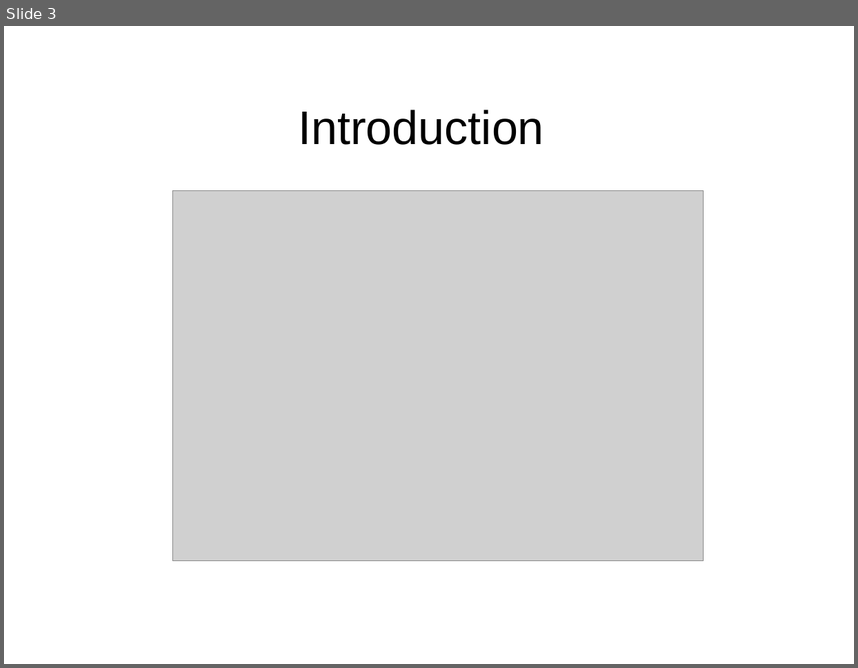
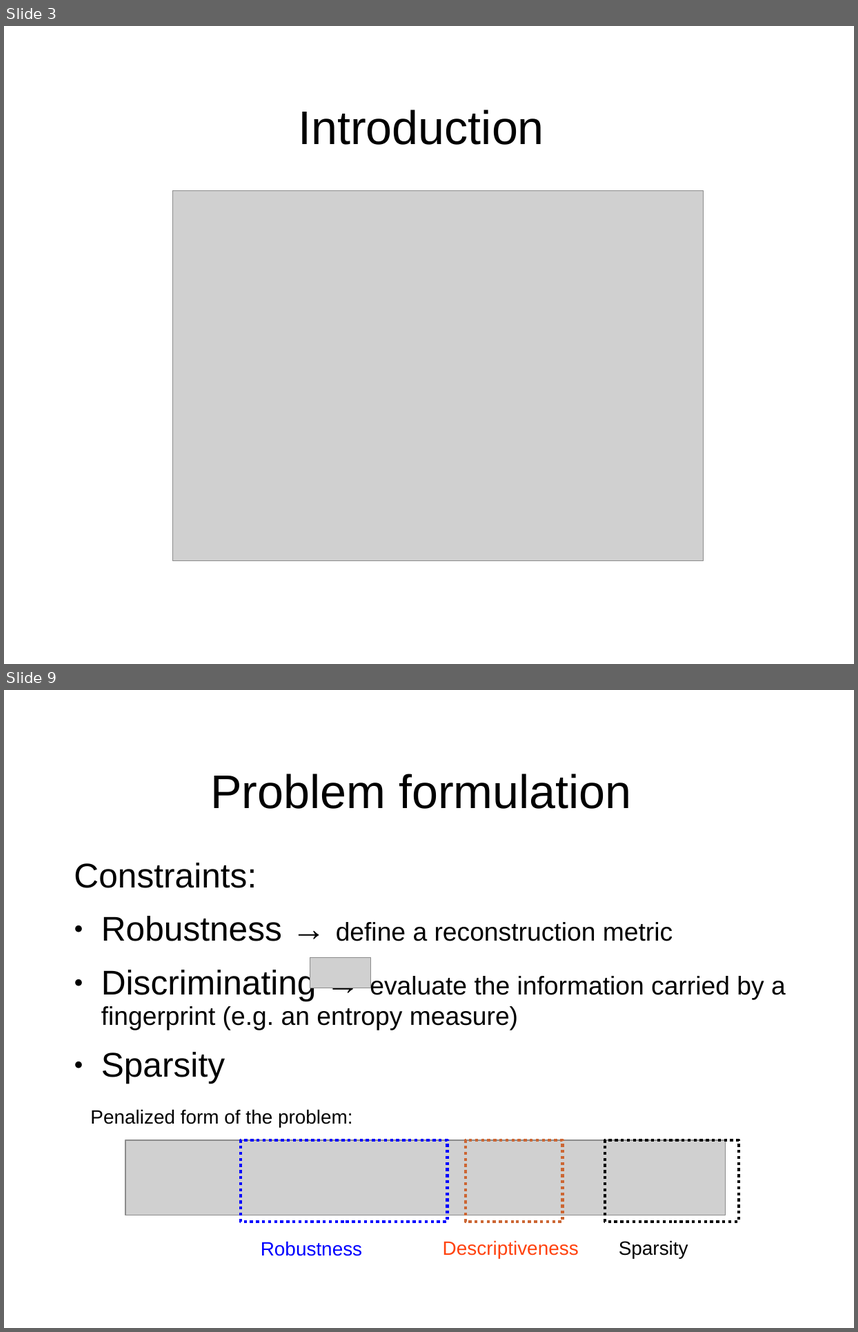
Before and after one commit to mmoussallam/audio-sketch, a slide deck: src/icassp14_fgpt/icassp14/slides.ppt. Shown one above the other, each under a label of ours: slide 3 before the commit, slides 3 and 9 after it; the slides between them are not shown. The pictures are 858x668 and 858x1332 pixels, drawn with LibreOffice and Linux fonts; fonts in the diff are those of the drawing; grey boxes stand for pictures; background and template pictures are left out. Boxes give left, top, right and bottom in pixels: in the first picture for what was removed or moved away, otherwise in the second. Text is boxed around its words. In the diff, an @@ line names an element or a change of style, - is before the commit and + after.

```diff
--- a/src/icassp14_fgpt/icassp14/slides.ppt
+++ b/src/icassp14_fgpt/icassp14/slides.ppt
@@ slide 9 added at <box>4,690,854,1328</box>, background picture (left out) @@
@@ title added at <box>210,773,632,809</box>, 44 pt, text #000000 @@
+Problem formulation
@@ text added at <box>74,862,786,1083</box>, 24 pt, text #000000 @@
+Constraints:
+● Robustness → define a reconstruction metric
+● Discriminating → evaluate the information carried by a fingerprint (e.g. an entropy measure)
+● Sparsity
@@ picture added at <box>310,957,371,987</box> @@
@@ text added at <box>90,1109,353,1127</box>, 18 pt, text #000000 @@
+Penalized form of the problem:
@@ picture added at <box>125,1140,725,1214</box> @@
@@ rectangle added at <box>241,1140,448,1221</box>, outline #0000FF 2.83 pt dashed @@
@@ rectangle added at <box>466,1140,562,1221</box>, outline #CC6633 2.83 pt dashed @@
@@ rectangle added at <box>606,1140,739,1221</box>, outline #000000 2.83 pt dashed @@
@@ text added at <box>261,1241,362,1256</box>, 18 pt, text #0000FF @@
+Robustness
@@ text added at <box>443,1240,579,1258</box>, 18 pt, text #FF420E @@
+Descriptiveness
@@ text added at <box>619,1240,688,1258</box>, 18 pt, text #000000 @@
+Sparsity
```
Also in this commit, not shown: 3 slides changed, 4 other slides added, 1 slide removed.
